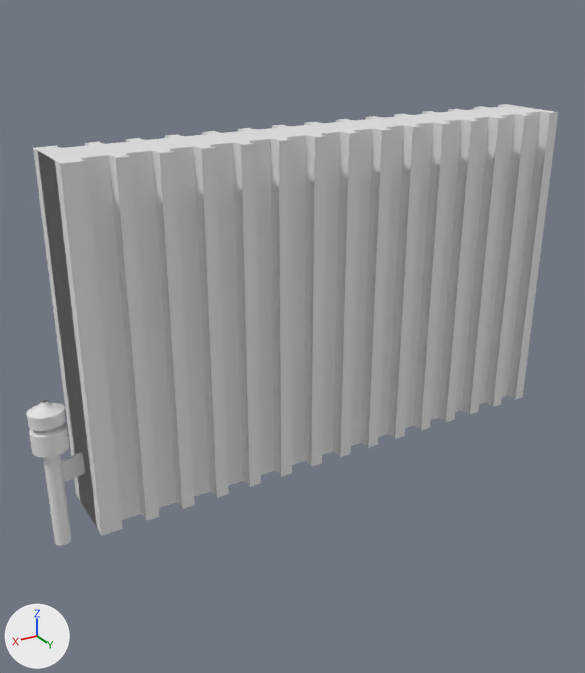
What one commit did to the FBX model Export Art/Motel/Interior/Radiator.fbx.
Camera for both pictures: a 50 mm camera at (1.61, 2.46, 2.15) aimed at (0.11, -0.05, 0.9). Arrows for +X, +Y and +Z are at lower left; the lights stay in place. The older version comes first. Where no turn or scale is listed for an object, it has been applied to the vertices. Vertices at exactly the same position are counted once.

Names of what the first picture shows: 'RadiatorTemp'.
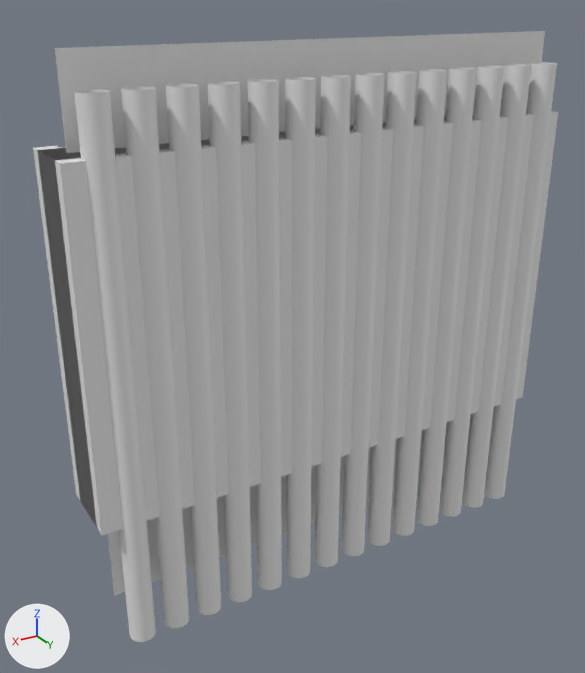
Where the newer file only moved an object's origin or applied its transform, the numbers keep the older frame.

The change, as a diff of the scene's bpy script:
```diff
--- a/Export Art/Motel/Interior/Radiator.fbx.py
+++ b/Export Art/Motel/Interior/Radiator.fbx.py
@@ me_cube_776 @@
 # used by ob_radiatortemp; location = (1.092, 0.0, 0.791)
-me_cube_776.from_pydata(...)  # 2178 vertices, 1378 faces; spans x -2.14..0.06, y -0.18..0.11, z -0.45..0.9
+me_cube_776.from_pydata(...)  # 2652 vertices, 1329 faces; spans x -2.17..-0.11, y -0.18..0.14, z -0.91..1.2
+# me_cube_776 part 1: the loose piece of 650 vertices spanning x -0.14..0.06, y -0.05..0.05, z -0.45..0.11 is deleted
+# me_cube_776 part 2: 1124 vertices added at x -2.17..-0.17, y -0.04..0.14, z -0.91..1.2
 me_cube_776.materials.append(mat_material_190)
```

What differs and where, as boxes (x1, y1, x2, y2) in the pictures (585 x 673 px):
'RadiatorTemp', reshaped (38% taller)
    before: (26, 104, 558, 546)
    after: (33, 31, 558, 642)
part 1 of me_cube_776, deleted
    before: (26, 400, 85, 546)
part 2 of me_cube_776, added
    after: (55, 31, 557, 642)
